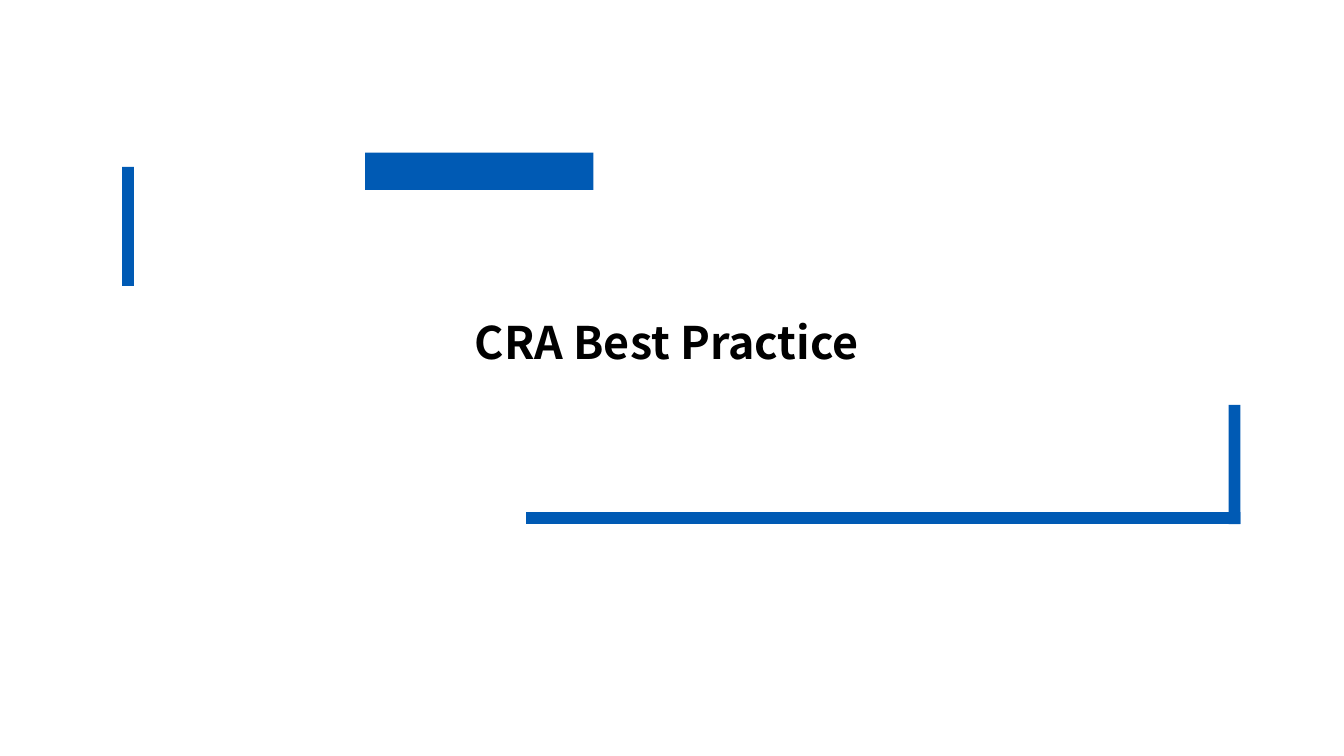
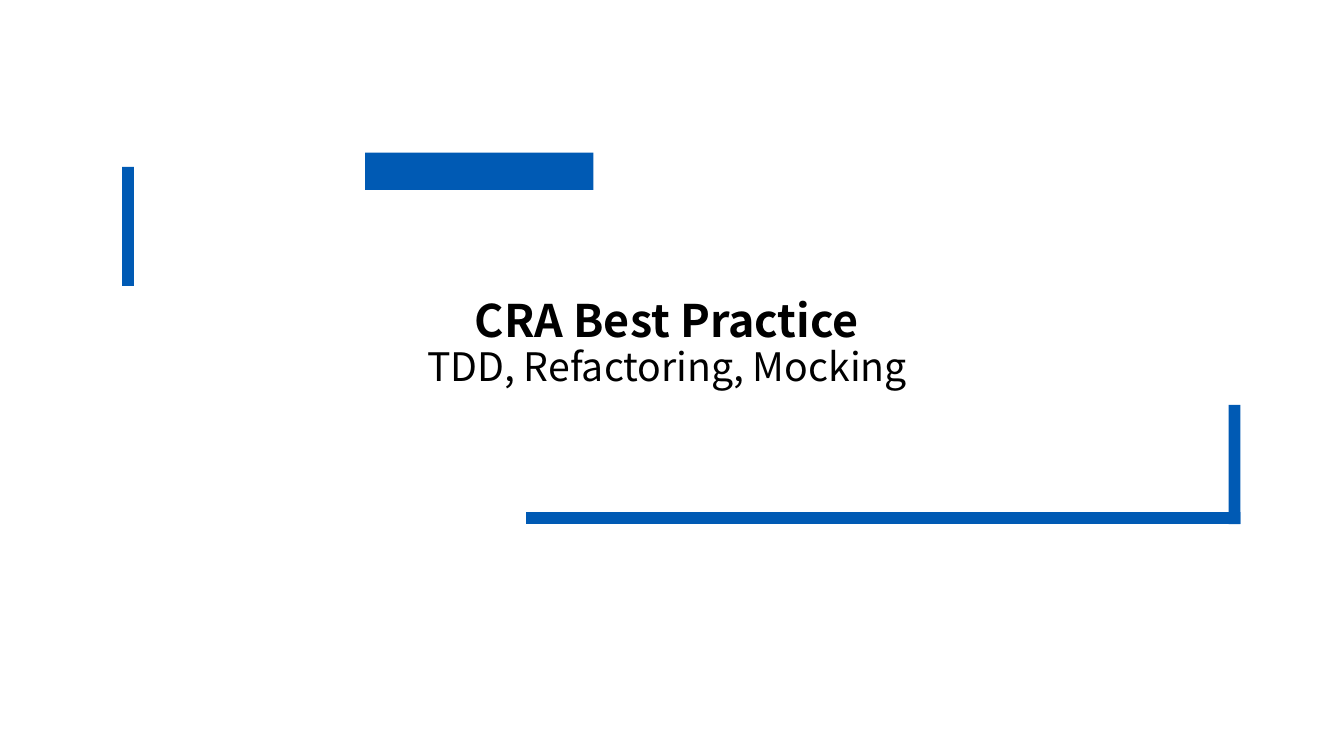
Before and after one commit to ehju/SSD_Project_BOYSCOUT, a slide deck: slide 8 of BOYSCOUT_PT.pptx (slide 9 before the commit). Drawn at 1344x756 pixels with LibreOffice and Linux fonts; fonts in the diff are those of the drawing. Boxes give left, top, right and bottom in pixels: in the first picture for what was removed or moved away, otherwise in the second. Text is boxed around its words. In the diff, an @@ line names an element or a change of style, - is before the commit and + after.

```diff
--- a/BOYSCOUT_PT.pptx
+++ b/BOYSCOUT_PT.pptx
@@ text at (427, 349, 907, 391): paragraph added @@
+TDD, Refactoring, Mocking
```
Also in this commit, not shown: 9 other slides changed, 11 slides added, 8 slides removed.
